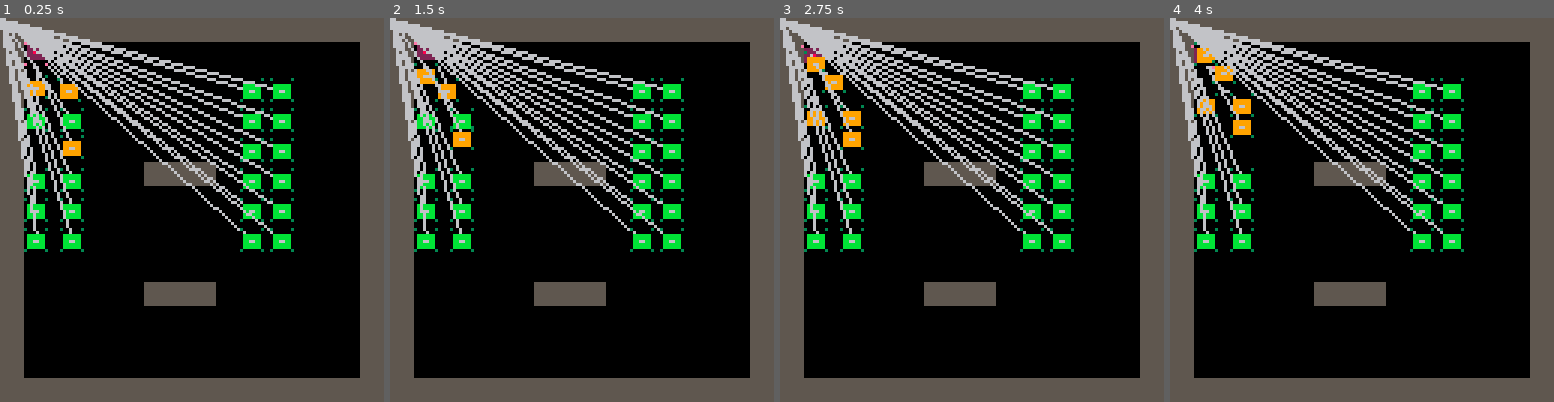
Above: before the commit, frames 1-4 (left to right).
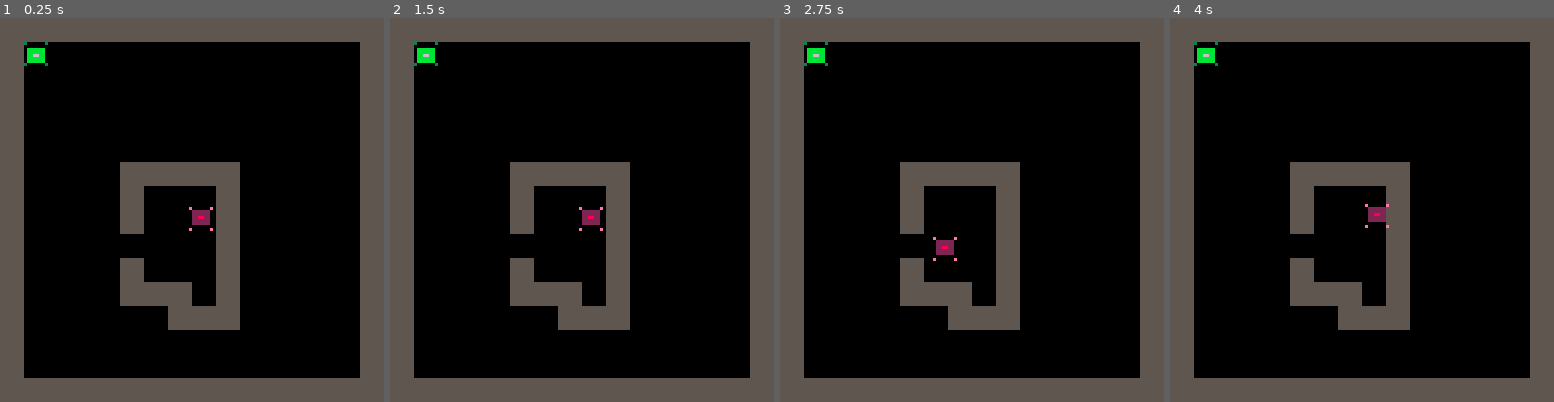
Above: after the commit, the same moments.

Repository: RobertoFreireFerrazPassos/pico8
Game: PICO-8 cartridge pico8topdowntutorial.p8
Same seed, same stepped clock (60 frames per second), same inputs: the game is played once before the commit and once after it.
Inputs:
- Up to frame 1 (0.25 s): no input
- Up to frame 2 (1.5 s): tap O (Z key) at 0.33, 0.7, 1.43 s; tap X (X key) at 1.07 s
- Up to frame 3 (2.75 s): hold Left 1.97-2.37 s; tap X (X key) at 2.07, 2.4, 2.73 s; tap O (Z key) at 2.22 s; hold Down from 2.42 s (still down)
- Up to frame 4 (4 s): release Down at 2.82 s; hold Right 2.87-3.53 s; tap X (X key) at 3.07, 3.4, 3.73 s; tap O (Z key) at 3.1, 3.98 s; hold Up from 3.58 s (still down)

The runs differ from the first frame. In frame 1, 18% of the frame differs, in the area x 0-77%, y 0-82%; in frame 2, 18%; in frame 3, 18%; in frame 4, 18%.

Commit message:
create level

Diff:
--- a/pico8topdowntutorial.p8
+++ b/pico8topdowntutorial.p8
@@ -2,9 +2,10 @@
 version 41
 __lua__
 function _init()
-end
-
-function _update60()
+	generateenemies()
+end
+
+function _update()
 	foreach(enemies, function(e)
 		e:control()
 	end)
@@ -93,8 +94,8 @@
 
 p = class:new({
 	sprt=1,
-	x=8,
-	y=8,
+	x=63,
+	y=63,
 	box={x=1,y=1,w=6,h=5},
 	control = function(_ENV)
 		local lx,ly,cex,cey=x,y,false,false
@@ -128,7 +129,7 @@
 		mx=0,
 		my=0,
 		tmr=60,
-		spd=0.05, -- speed
+		spd=0.4, -- speed
 		st=0,-- 0- far 1-wall  2-find
 		box={x=1,y=2,w=6,h=5},
 		findplayer = function(_ENV)
@@ -157,7 +158,7 @@
 		 end
 		end,
 		move = function(_ENV)
-			tmr-=0.5
+			tmr-=2
 			local xy,xyc,xsd,ysd,cex,cey=
 				{x=x,y=y},
 				{x=x,y=y},
@@ -220,36 +221,27 @@
 			end
 		end,
 		draw = function(_ENV)
-		 line(x+4, y+4, mx, my)
+		 --line(x+4, y+4, mx, my)
 			pal(11,11-st)
 			spr(sprt,x,y)
 		end
 })
 
-enemies={
- enemy:new({x=8,y=20}),
-	enemy:new({x=8,y=30}),
-	enemy:new({x=8,y=50}),
-	enemy:new({x=8,y=60}),
-	enemy:new({x=8,y=70}),
-	enemy:new({x=20,y=20}),
-	enemy:new({x=20,y=30}),
-	enemy:new({x=20,y=40}),
-	enemy:new({x=20,y=50}),
-	enemy:new({x=20,y=60}),
-	enemy:new({x=20,y=70}),
-	enemy:new({x=80,y=20}),
-	enemy:new({x=80,y=30}),
-	enemy:new({x=80,y=40}),
-	enemy:new({x=80,y=50}),
-	enemy:new({x=80,y=60}),
-	enemy:new({x=80,y=70}),
-	enemy:new({x=90,y=20}),
-	enemy:new({x=90,y=30}),
-	enemy:new({x=90,y=40}),
-	enemy:new({x=90,y=50}),
-	enemy:new({x=90,y=60}),
-	enemy:new({x=90,y=70})
+function generateenemies()
+	enemies={}
+	foreach(levels[crrtlv].enemies, function (e)
+		add(enemies,enemy:new({x=e[1],y=e[2]}))
+	end)
+end
+-->8
+-- levels --
+crrtlv=1
+levels = {
+	{
+		enemies={
+			{8,8}
+		}
+	}
 }
 __gfx__
 00000000e000000e3000000300000000000000000000000000000000000000000000000000000000000000000000000000000000000000000000000000000000
@@ -278,13 +270,13 @@
 1000000000000000000000000000001000000000000000000000000000000000000000000000000000000000000000000000000000000000000000000000000000000000000000000000000000000000000000000000000000000000000000000000000000000000000000000000000000000000000000000000000000000000
 1000000000000000000000000000001000000000000000000000000000000000000000000000000000000000000000000000000000000000000000000000000000000000000000000000000000000000000000000000000000000000000000000000000000000000000000000000000000000000000000000000000000000000
 1000000000000000000000000000001000000000000000000000000000000000000000000000000000000000000000000000000000000000000000000000000000000000000000000000000000000000000000000000000000000000000000000000000000000000000000000000000000000000000000000000000000000000
-1000000000001010100000000000001000000000000000000000000000000000000000000000000000000000000000000000000000000000000000000000000000000000000000000000000000000000000000000000000000000000000000000000000000000000000000000000000000000000000000000000000000000000
-1000000000000000000000000000001000000000000000000000000000000000000000000000000000000000000000000000000000000000000000000000000000000000000000000000000000000000000000000000000000000000000000000000000000000000000000000000000000000000000000000000000000000000
-1000000000000000000000000000001000000000000000000000000000000000000000000000000000000000000000000000000000000000000000000000000000000000000000000000000000000000000000000000000000000000000000000000000000000000000000000000000000000000000000000000000000000000
-1000000000000000000000000000001000000000000000000000000000000000000000000000000000000000000000000000000000000000000000000000000000000000000000000000000000000000000000000000000000000000000000000000000000000000000000000000000000000000000000000000000000000000
-1000000000000000000000000000001000000000000000000000000000000000000000000000000000000000000000000000000000000000000000000000000000000000000000000000000000000000000000000000000000000000000000000000000000000000000000000000000000000000000000000000000000000000
-1000000000001010100000000000001000000000000000000000000000000000000000000000000000000000000000000000000000000000000000000000000000000000000000000000000000000000000000000000000000000000000000000000000000000000000000000000000000000000000000000000000000000000
-1000000000000000000000000000001000000000000000000000000000000000000000000000000000000000000000000000000000000000000000000000000000000000000000000000000000000000000000000000000000000000000000000000000000000000000000000000000000000000000000000000000000000000
+1000000000101010101000000000001000000000000000000000000000000000000000000000000000000000000000000000000000000000000000000000000000000000000000000000000000000000000000000000000000000000000000000000000000000000000000000000000000000000000000000000000000000000
+1000000000100000001000000000001000000000000000000000000000000000000000000000000000000000000000000000000000000000000000000000000000000000000000000000000000000000000000000000000000000000000000000000000000000000000000000000000000000000000000000000000000000000
+1000000000100000001000000000001000000000000000000000000000000000000000000000000000000000000000000000000000000000000000000000000000000000000000000000000000000000000000000000000000000000000000000000000000000000000000000000000000000000000000000000000000000000
+1000000000000000001000000000001000000000000000000000000000000000000000000000000000000000000000000000000000000000000000000000000000000000000000000000000000000000000000000000000000000000000000000000000000000000000000000000000000000000000000000000000000000000
+1000000000100000001000000000001000000000000000000000000000000000000000000000000000000000000000000000000000000000000000000000000000000000000000000000000000000000000000000000000000000000000000000000000000000000000000000000000000000000000000000000000000000000
+1000000000101010001000000000001000000000000000000000000000000000000000000000000000000000000000000000000000000000000000000000000000000000000000000000000000000000000000000000000000000000000000000000000000000000000000000000000000000000000000000000000000000000
+1000000000000010101000000000001000000000000000000000000000000000000000000000000000000000000000000000000000000000000000000000000000000000000000000000000000000000000000000000000000000000000000000000000000000000000000000000000000000000000000000000000000000000
 1000000000000000000000000000001000000000000000000000000000000000000000000000000000000000000000000000000000000000000000000000000000000000000000000000000000000000000000000000000000000000000000000000000000000000000000000000000000000000000000000000000000000000
 1000000000000000000000000000001000000000000000000000000000000000000000000000000000000000000000000000000000000000000000000000000000000000000000000000000000000000000000000000000000000000000000000000000000000000000000000000000000000000000000000000000000000000
 1010101010101010101010101010101000000000000000000000000000000000000000000000000000000000000000000000000000000000000000000000000000000000000000000000000000000000000000000000000000000000000000000000000000000000000000000000000000000000000000000000000000000000
